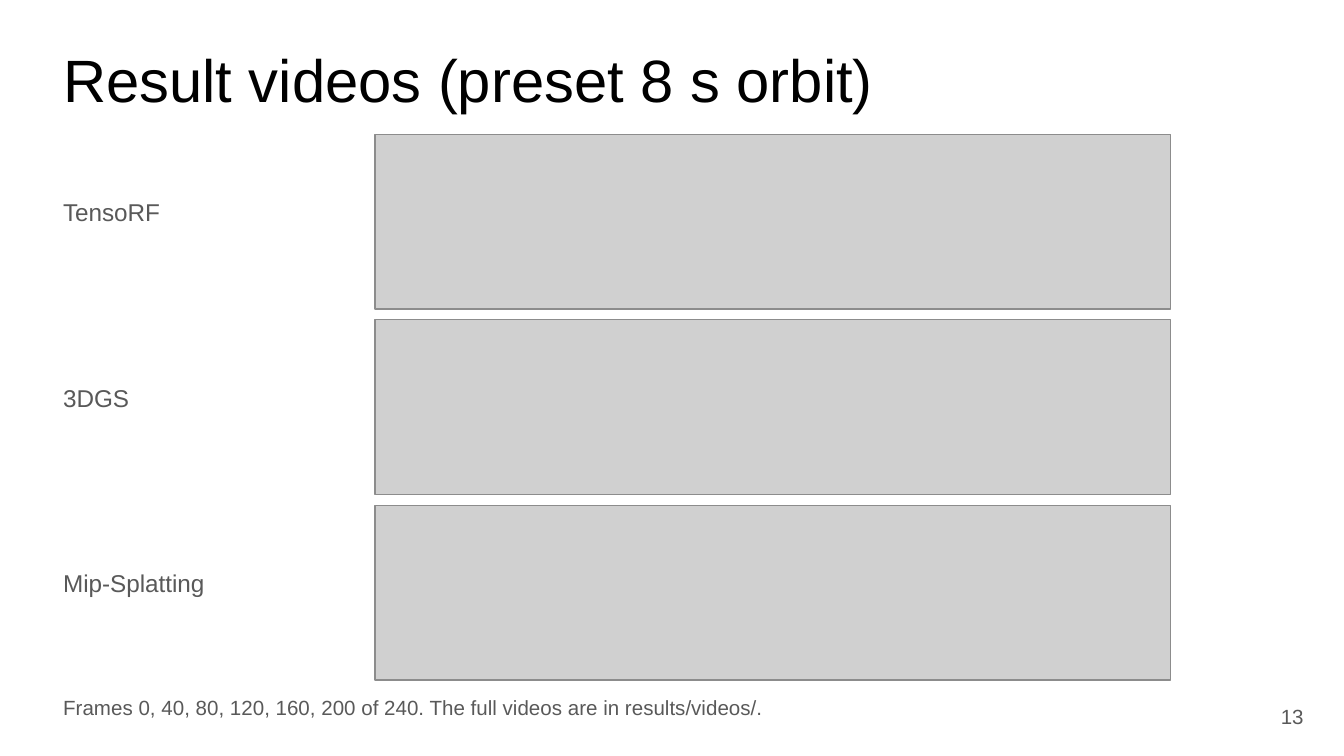
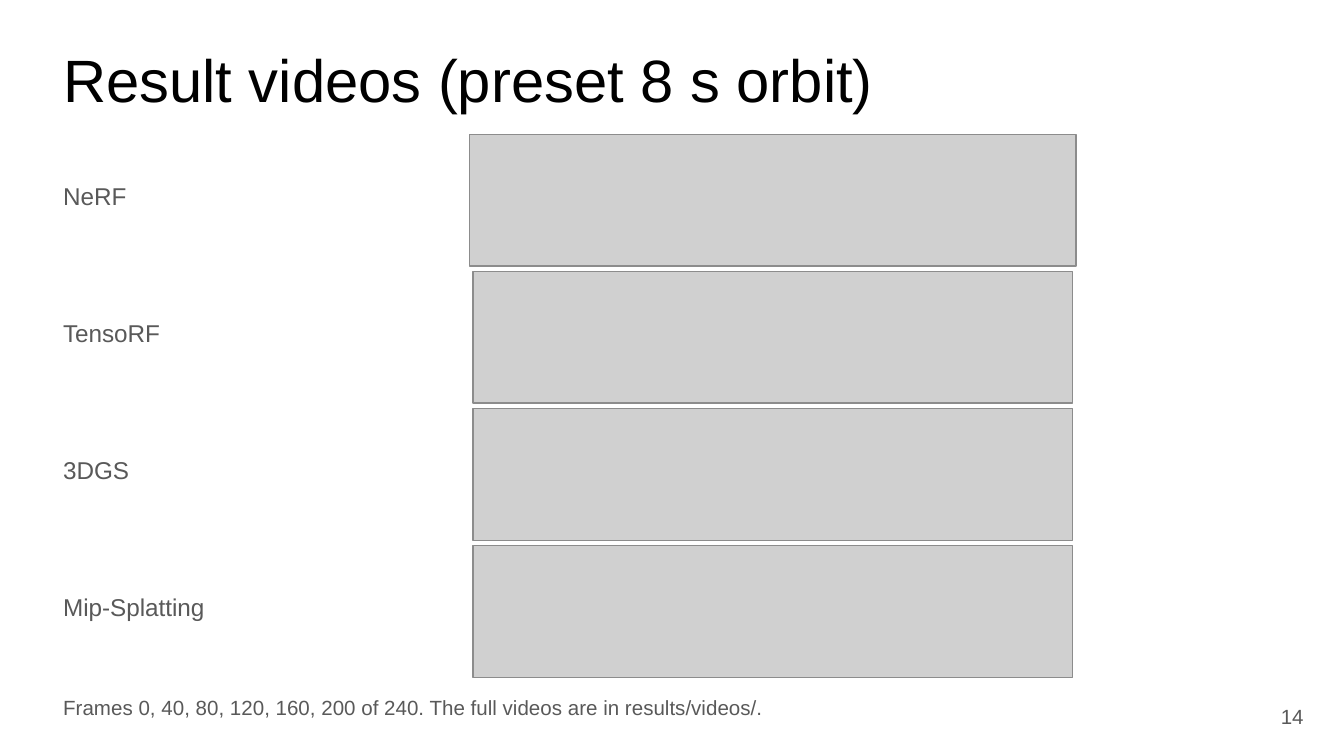
Before and after one commit to anas2908/cv802_assignment_3, a slide deck: slide 14 of docs/slides/CV802_SP3_novel_view_synthesis.pptx (slide 13 before the commit). Drawn at 1344x756 pixels with LibreOffice and Linux fonts; fonts in the diff are those of the drawing; grey boxes stand for pictures. Boxes give left, top, right and bottom in pixels: in the first picture for what was removed or moved away, otherwise in the second. Text is boxed around its words. In the diff, an @@ line names an element or a change of style, - is before the commit and + after.

Commit message:
NeRF; Gaussians start from random points (images + cameras only), point-cloud start kept as ablation; Sub-project 2 Poisson in the GUI; renderer fixes; report and slides updated

```diff
--- a/docs/slides/CV802_SP3_novel_view_synthesis.pptx
+++ b/docs/slides/CV802_SP3_novel_view_synthesis.pptx
@@ picture added at bbox=[469, 134, 1075, 266] @@
@@ text added at bbox=[63, 188, 126, 205], 13 pt, text #595959 @@
+NeRF
@@ picture: place and size @@
-picture at bbox=[375, 134, 1171, 309]
+picture at bbox=[473, 271, 1073, 403]
@@ text "TensoRF": place and size @@
-text "TensoRF" at bbox=[63, 204, 160, 221]
+text "TensoRF" at bbox=[63, 325, 160, 342]
@@ picture removed at bbox=[375, 320, 1171, 495] @@
@@ picture added at bbox=[473, 409, 1073, 540] @@
@@ text "3DGS": place and size @@
-text "3DGS" at bbox=[63, 390, 129, 407]
+text "3DGS" at bbox=[63, 462, 129, 479]
@@ picture: place and size @@
-picture at bbox=[375, 505, 1171, 680]
+picture at bbox=[473, 546, 1073, 677]
@@ text "Mip-Splatting": place and size @@
-text "Mip-Splatting" at bbox=[63, 574, 204, 597]
+text "Mip-Splatting" at bbox=[63, 598, 204, 621]
@@ text at bbox=[1281, 710, 1304, 724]: text changed @@
-13
+14
```
Also in this commit, not shown: 13 other slides changed, 1 slide added, 45 other files.
